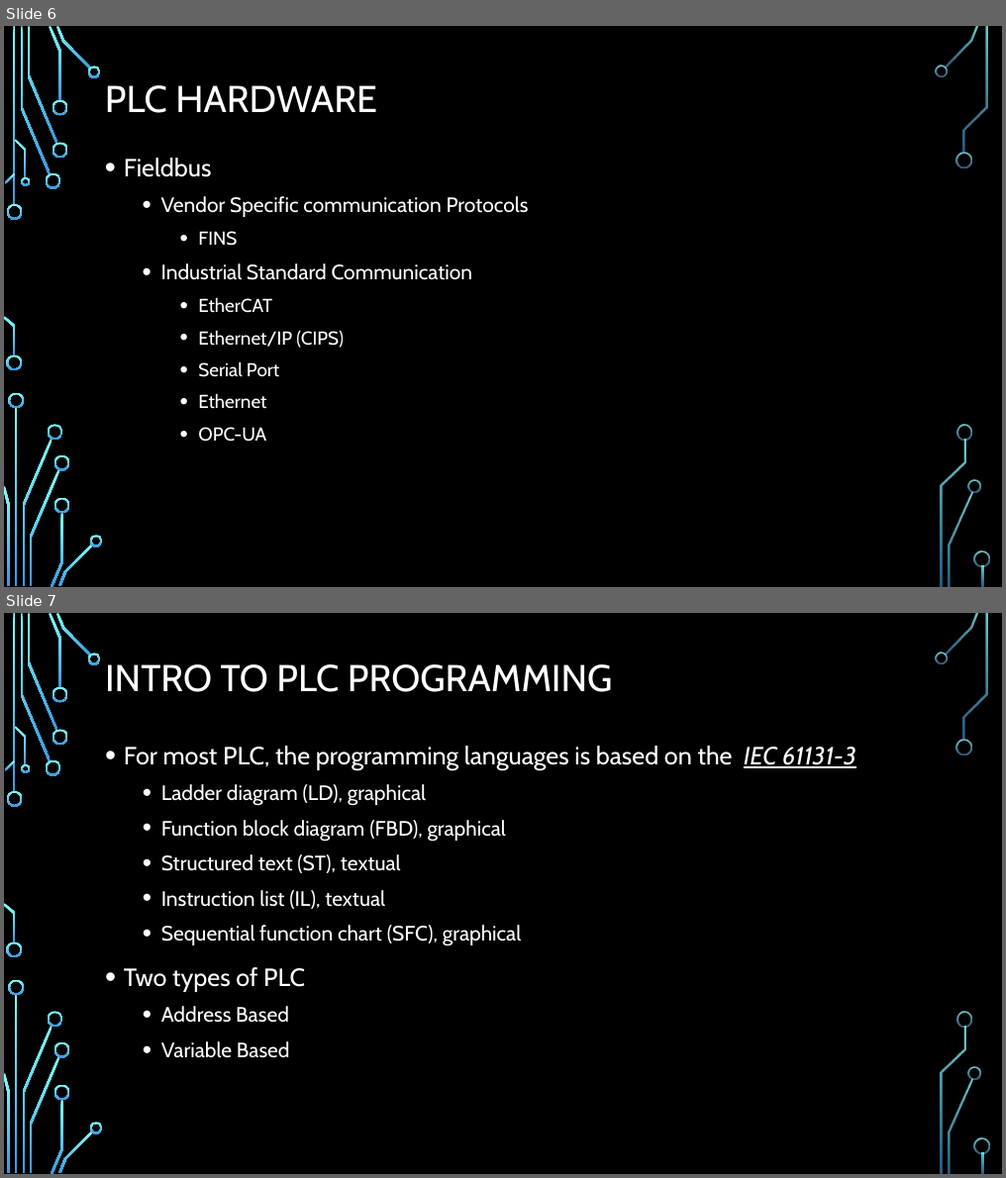
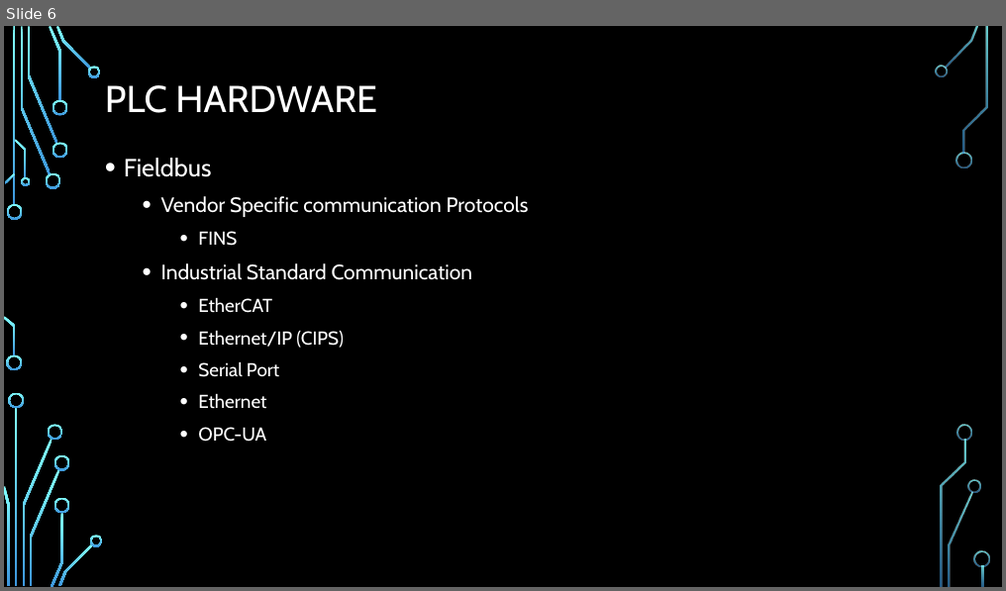
Before and after one commit to ramo1266/PLCProgrammingCourse, a slide deck: PowerPoint/Introduction To PLC.pptx. Shown one above the other, each under a label of ours: slides 6 and 7 before the commit, slide 6 after it. The pictures are 1006x1178 and 1006x591 pixels, drawn with LibreOffice and Linux fonts; fonts in the diff are those of the drawing; background and template pictures are left out. Boxes give left, top, right and bottom in pixels: in the first picture for what was removed or moved away, otherwise in the second. Text is boxed around its words. In the diff, an @@ line names an element or a change of style, - is before the commit and + after.

```diff
--- a/PowerPoint/Introduction To PLC.pptx
+++ b/PowerPoint/Introduction To PLC.pptx
@@ slide 7 removed at [4,613,1002,1174], background picture (left out); not listed: 36 template elements that a slide beside it also shows @@
@@ title removed at [105,664,613,692] @@
-INTRO TO PLC PROGRAMMING
@@ text removed at [124,746,856,1059] @@
-• For most PLC, the programming languages is based on the IEC 61131-3
-  • Ladder diagram (LD), graphical
-  • Function block diagram (FBD), graphical
-  • Structured text (ST), textual
-  • Instruction list (IL), textual
-  • Sequential function chart (SFC), graphical
-• Two types of PLC
-  • Address Based
-  • Variable Based
```
Also in this commit, not shown: 1 slide changed, 3 other files.
